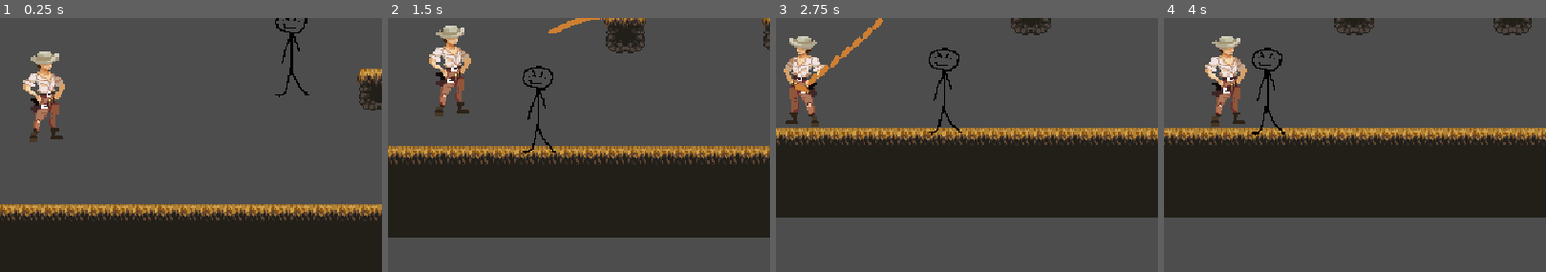
Above: before the commit, frames 1-4 (left to right).
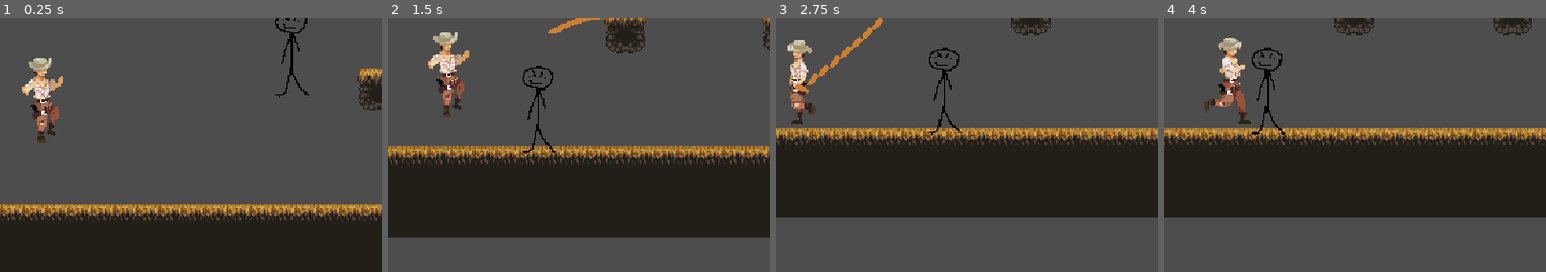
Above: after the commit, the same moments.

Repository: SillyDrag0n/platformer
Game: Godot game, scene res://scenes/game.tscn
The game is run twice, just before and just after one commit, with the same random seed, the same clock (stepped at 60 frames per second) and the same inputs.
Inputs (mouse positions are % of the whole screen's width and height, from its top left):
- Up to frame 1 (0.25 s): no input
- Up to frame 2 (1.5 s): move the mouse to (72, 45) at 0.52 s; press the mouse at (72, 45) at 0.53 s; hold D (move_right) from 0.53 s (still down); tap Space (jump) at 0.77, 0.8, 1.07, 1.35 s; move the mouse to (30, 55) at 1.27 s; release the mouse at (30, 55) at 1.28 s
- Up to frame 3 (2.75 s): tap Space (jump) at 1.52, 1.82, 2.3 s; click (30, 55) at 1.55 s; move the mouse to (60, 28) at 2.02 s; release D (move_right) at 2.03 s; press the mouse at (60, 28) at 2.03 s; hold A (move_left) from 2.03 s (still down)
- Up to frame 4 (4 s): move the mouse to (45, 70) at 2.77 s; release A (move_left) at 2.78 s; release the mouse at (45, 70) at 2.78 s; hold D (move_right) from 2.78 s (still down); click (45, 70) at 2.85 s; tap Space (jump) at 3.02, 3.32, 3.6, 3.77 s; move the mouse to (80, 65) at 3.52 s
The pictures show only the part of the screen within x 40-90%, y 44-94%; the shares and areas given below are measured in that part.

The runs differ from the first frame. In frame 1, 2.1% of the frame differs, in the area x 5-17%, y 13-50%; in frame 2, 2.1%, in the area x 10-22%, y 3-40%; in frame 3, 1.8%; in frame 4, 2.1%.

Commit message:
add animations to player

Diff:
--- a/scenes/player/player.tscn
+++ b/scenes/player/player.tscn
@@ -1,50 +1,268 @@
-[gd_scene load_steps=10 format=3 uid="uid://cryvwwp5pcgj3"]
+[gd_scene load_steps=44 format=3 uid="uid://cryvwwp5pcgj3"]
 
 [ext_resource type="Script" uid="uid://i87xqfgybe8m" path="res://scripts/Player.gd" id="1_5t2y6"]
-[ext_resource type="Texture2D" uid="uid://c84u100sjmadj" path="res://assets/player/PlayerIdle01.png" id="2_0owmy"]
+[ext_resource type="Texture2D" uid="uid://b58iw1rm6igi" path="res://assets/player/JUMP/jump-Sheet.png" id="2_h17s1"]
+[ext_resource type="Texture2D" uid="uid://ci2g8j6spv58w" path="res://assets/player/IDLE/idle-Sheet.png" id="3_je7p5"]
+[ext_resource type="Texture2D" uid="uid://cay1k55o47e46" path="res://assets/player/RUN/run-Sheet.png" id="4_fm80t"]
+[ext_resource type="Texture2D" uid="uid://ce3axiiswd3bo" path="res://assets/player/SHOOT/shoot-Sheet.png" id="5_gx1jg"]
 [ext_resource type="PackedScene" uid="uid://cxngxmghspqes" path="res://scenes/components/input_component.tscn" id="14_fxsqv"]
 [ext_resource type="PackedScene" uid="uid://buvqtqvjs7xyd" path="res://scenes/components/movement_component.tscn" id="16_blkdj"]
 [ext_resource type="PackedScene" uid="uid://p1v2ehekli0j" path="res://scenes/components/gravity_component.tscn" id="16_onf57"]
 [ext_resource type="PackedScene" uid="uid://c0fr2eajw41q6" path="res://scenes/components/animation_component.tscn" id="16_t80da"]
 [ext_resource type="PackedScene" uid="uid://dcv6epida4vki" path="res://scenes/components/advanced_jump_component.tscn" id="18_7mkky"]
 
+[sub_resource type="AtlasTexture" id="AtlasTexture_ugbui"]
+atlas = ExtResource("2_h17s1")
+region = Rect2(336, 0, 48, 87)
+
+[sub_resource type="AtlasTexture" id="AtlasTexture_fcs02"]
+atlas = ExtResource("3_je7p5")
+region = Rect2(0, 0, 48, 64)
+
+[sub_resource type="AtlasTexture" id="AtlasTexture_myrg7"]
+atlas = ExtResource("3_je7p5")
+region = Rect2(48, 0, 48, 64)
+
+[sub_resource type="AtlasTexture" id="AtlasTexture_kvlxm"]
+atlas = ExtResource("3_je7p5")
+region = Rect2(96, 0, 48, 64)
+
+[sub_resource type="AtlasTexture" id="AtlasTexture_uf5tr"]
+atlas = ExtResource("3_je7p5")
+region = Rect2(144, 0, 48, 64)
+
+[sub_resource type="AtlasTexture" id="AtlasTexture_lgqa7"]
+atlas = ExtResource("3_je7p5")
+region = Rect2(192, 0, 48, 64)
+
+[sub_resource type="AtlasTexture" id="AtlasTexture_8ydkj"]
+atlas = ExtResource("3_je7p5")
+region = Rect2(240, 0, 48, 64)
+
+[sub_resource type="AtlasTexture" id="AtlasTexture_yj68g"]
+atlas = ExtResource("2_h17s1")
+region = Rect2(48, 0, 48, 87)
+
+[sub_resource type="AtlasTexture" id="AtlasTexture_ioxgp"]
+atlas = ExtResource("2_h17s1")
+region = Rect2(96, 0, 48, 87)
+
+[sub_resource type="AtlasTexture" id="AtlasTexture_cnsyf"]
+atlas = ExtResource("2_h17s1")
+region = Rect2(144, 0, 48, 87)
+
+[sub_resource type="AtlasTexture" id="AtlasTexture_007i1"]
+atlas = ExtResource("2_h17s1")
+region = Rect2(192, 0, 48, 87)
+
+[sub_resource type="AtlasTexture" id="AtlasTexture_6cv16"]
+atlas = ExtResource("2_h17s1")
+region = Rect2(240, 0, 48, 87)
+
+[sub_resource type="AtlasTexture" id="AtlasTexture_j4nxn"]
+atlas = ExtResource("2_h17s1")
+region = Rect2(288, 0, 48, 87)
+
+[sub_resource type="AtlasTexture" id="AtlasTexture_28m0y"]
+atlas = ExtResource("2_h17s1")
+region = Rect2(384, 0, 48, 87)
+
+[sub_resource type="AtlasTexture" id="AtlasTexture_uniwh"]
+atlas = ExtResource("2_h17s1")
+region = Rect2(432, 0, 48, 87)
+
+[sub_resource type="AtlasTexture" id="AtlasTexture_iqsei"]
+atlas = ExtResource("2_h17s1")
+region = Rect2(480, 0, 48, 87)
+
+[sub_resource type="AtlasTexture" id="AtlasTexture_tffgl"]
+atlas = ExtResource("2_h17s1")
+region = Rect2(528, 0, 48, 87)
+
+[sub_resource type="AtlasTexture" id="AtlasTexture_pk8ii"]
+atlas = ExtResource("4_fm80t")
+region = Rect2(0, 0, 48, 64)
+
+[sub_resource type="AtlasTexture" id="AtlasTexture_5mf0n"]
+atlas = ExtResource("4_fm80t")
+region = Rect2(48, 0, 48, 64)
+
+[sub_resource type="AtlasTexture" id="AtlasTexture_4hvnv"]
+atlas = ExtResource("4_fm80t")
+region = Rect2(96, 0, 48, 64)
+
+[sub_resource type="AtlasTexture" id="AtlasTexture_bbmj2"]
+atlas = ExtResource("4_fm80t")
+region = Rect2(144, 0, 48, 64)
+
+[sub_resource type="AtlasTexture" id="AtlasTexture_kxw46"]
+atlas = ExtResource("4_fm80t")
+region = Rect2(192, 0, 48, 64)
+
+[sub_resource type="AtlasTexture" id="AtlasTexture_8qxvo"]
+atlas = ExtResource("4_fm80t")
+region = Rect2(240, 0, 48, 64)
+
+[sub_resource type="AtlasTexture" id="AtlasTexture_5q8fn"]
+atlas = ExtResource("5_gx1jg")
+region = Rect2(0, 0, 48, 64)
+
+[sub_resource type="AtlasTexture" id="AtlasTexture_wva7c"]
+atlas = ExtResource("5_gx1jg")
+region = Rect2(48, 0, 48, 64)
+
+[sub_resource type="AtlasTexture" id="AtlasTexture_7obkq"]
+atlas = ExtResource("5_gx1jg")
+region = Rect2(96, 0, 48, 64)
+
+[sub_resource type="AtlasTexture" id="AtlasTexture_vo27k"]
+atlas = ExtResource("5_gx1jg")
+region = Rect2(144, 0, 48, 64)
+
+[sub_resource type="AtlasTexture" id="AtlasTexture_genst"]
+atlas = ExtResource("5_gx1jg")
+region = Rect2(192, 0, 48, 64)
+
+[sub_resource type="AtlasTexture" id="AtlasTexture_niom3"]
+atlas = ExtResource("5_gx1jg")
+region = Rect2(240, 0, 48, 64)
+
+[sub_resource type="AtlasTexture" id="AtlasTexture_ttakn"]
+atlas = ExtResource("5_gx1jg")
+region = Rect2(288, 0, 48, 64)
+
+[sub_resource type="AtlasTexture" id="AtlasTexture_rw8a5"]
+atlas = ExtResource("5_gx1jg")
+region = Rect2(336, 0, 48, 64)
+
+[sub_resource type="SpriteFrames" id="SpriteFrames_e18ok"]
+animations = [{
+"frames": [{
+"duration": 1.0,
+"texture": SubResource("AtlasTexture_ugbui")
+}],
+"loop": true,
+"name": &"fall",
+"speed": 10.0
+}, {
+"frames": [{
+"duration": 1.0,
+"texture": SubResource("AtlasTexture_fcs02")
+}, {
+"duration": 1.0,
+"texture": SubResource("AtlasTexture_myrg7")
+}, {
+"duration": 1.0,
+"texture": SubResource("AtlasTexture_kvlxm")
+}, {
+"duration": 1.0,
+"texture": SubResource("AtlasTexture_uf5tr")
+}, {
+"duration": 1.0,
+"texture": SubResource("AtlasTexture_lgqa7")
+}, {
+"duration": 1.0,
+"texture": SubResource("AtlasTexture_8ydkj")
+}],
+"loop": true,
+"name": &"idle",
+"speed": 10.0
+}, {
+"frames": [{
+"duration": 1.0,
+"texture": SubResource("AtlasTexture_yj68g")
+}, {
+"duration": 1.0,
+"texture": SubResource("AtlasTexture_ioxgp")
+}, {
+"duration": 1.0,
+"texture": SubResource("AtlasTexture_cnsyf")
+}, {
+"duration": 1.0,
+"texture": SubResource("AtlasTexture_007i1")
+}, {
+"duration": 1.0,
+"texture": SubResource("AtlasTexture_6cv16")
+}, {
+"duration": 1.0,
+"texture": SubResource("AtlasTexture_j4nxn")
+}],
+"loop": true,
+"name": &"jump",
+"speed": 10.0
+}, {
+"frames": [{
+"duration": 1.0,
+"texture": SubResource("AtlasTexture_28m0y")
+}, {
+"duration": 1.0,
+"texture": SubResource("AtlasTexture_uniwh")
+}, {
+"duration": 1.0,
+"texture": SubResource("AtlasTexture_iqsei")
+}, {
+"duration": 1.0,
+"texture": SubResource("AtlasTexture_tffgl")
+}],
+"loop": true,
+"name": &"land",
+"speed": 10.0
+}, {
+"frames": [{
+"duration": 1.0,
+"texture": SubResource("AtlasTexture_pk8ii")
+}, {
+"duration": 1.0,
+"texture": SubResource("AtlasTexture_5mf0n")
+}, {
+"duration": 1.0,
+"texture": SubResource("AtlasTexture_4hvnv")
+}, {
+"duration": 1.0,
+"texture": SubResource("AtlasTexture_bbmj2")
+}, {
+"duration": 1.0,
+"texture": SubResource("AtlasTexture_kxw46")
+}, {
+"duration": 1.0,
+"texture": SubResource("AtlasTexture_8qxvo")
+}],
+"loop": true,
+"name": &"run",
+"speed": 10.0
+}, {
+"frames": [{
+"duration": 1.0,
+"texture": SubResource("AtlasTexture_5q8fn")
+}, {
+"duration": 1.0,
+"texture": SubResource("AtlasTexture_wva7c")
+}, {
+"duration": 1.0,
+"texture": SubResource("AtlasTexture_7obkq")
+}, {
+"duration": 1.0,
+"texture": SubResource("AtlasTexture_vo27k")
+}, {
+"duration": 1.0,
+"texture": SubResource("AtlasTexture_genst")
+}, {
+"duration": 1.0,
+"texture": SubResource("AtlasTexture_niom3")
+}, {
+"duration": 1.0,
+"texture": SubResource("AtlasTexture_ttakn")
+}, {
+"duration": 1.0,
+"texture": SubResource("AtlasTexture_rw8a5")
+}],
+"loop": true,
+"name": &"shoot",
+"speed": 10.0
+}]
+
 [sub_resource type="CapsuleShape2D" id="CapsuleShape2D_lpcom"]
 height = 62.0
-
-[sub_resource type="SpriteFrames" id="SpriteFrames_e18ok"]
-animations = [{
-"frames": [{
-"duration": 1.0,
-"texture": ExtResource("2_0owmy")
-}],
-"loop": true,
-"name": &"fall",
-"speed": 5.0
-}, {
-"frames": [{
-"duration": 1.0,
-"texture": ExtResource("2_0owmy")
-}],
-"loop": true,
-"name": &"idle",
-"speed": 5.0
-}, {
-"frames": [{
-"duration": 1.0,
-"texture": ExtResource("2_0owmy")
-}],
-"loop": true,
-"name": &"jump",
-"speed": 5.0
-}, {
-"frames": [{
-"duration": 1.0,
-"texture": ExtResource("2_0owmy")
-}],
-"loop": true,
-"name": &"run",
-"speed": 5.0
-}]
 
 [node name="Player" type="CharacterBody2D" node_paths=PackedStringArray("input_component", "gravity_component", "movement_component", "jump_component", "animation_component")]
 texture_filter = 3
@@ -55,16 +273,18 @@
 jump_component = NodePath("AdvancedJumpComponent")
 animation_component = NodePath("AnimationComponent")
 
+[node name="AnimatedSprite2D" type="AnimatedSprite2D" parent="."]
+position = Vector2(1, -5)
+sprite_frames = SubResource("SpriteFrames_e18ok")
+animation = &"jump"
+frame = 2
+frame_progress = 0.746343
+
 [node name="CollisionShape2D" type="CollisionShape2D" parent="."]
 z_index = 1
 position = Vector2(1, -3)
 shape = SubResource("CapsuleShape2D_lpcom")
 
-[node name="AnimatedSprite2D" type="AnimatedSprite2D" parent="."]
-position = Vector2(1, -5)
-sprite_frames = SubResource("SpriteFrames_e18ok")
-animation = &"fall"
-
 [node name="InputComponent" parent="." instance=ExtResource("14_fxsqv")]
 
 [node name="GravityComponent" parent="." instance=ExtResource("16_onf57")]
Binary file added: assets/FINAL/FINAL/SHOOTbullet.gif
Binary file added: assets/FINAL/FINAL/bullet.gif
Binary file added: assets/FINAL/FINAL/hit.gif
Binary file added: assets/FINAL/FINAL/idle.gif
Binary file added: assets/FINAL/FINAL/jump.gif
Binary file added: assets/FINAL/FINAL/run.gif
Binary file added: assets/FINAL/FINAL/shoot.gif
Binary file added: assets/player/BULLET/bullet-Sheet.png
Not shown, added: assets/player/BULLET/bullet-Sheet.png.import
Binary file added: assets/player/BULLET/bullet.gif
Binary file added: assets/player/HIT/hit-Sheet.png
Not shown, added: assets/player/HIT/hit-Sheet.png.import
(and 20 more such lines)
